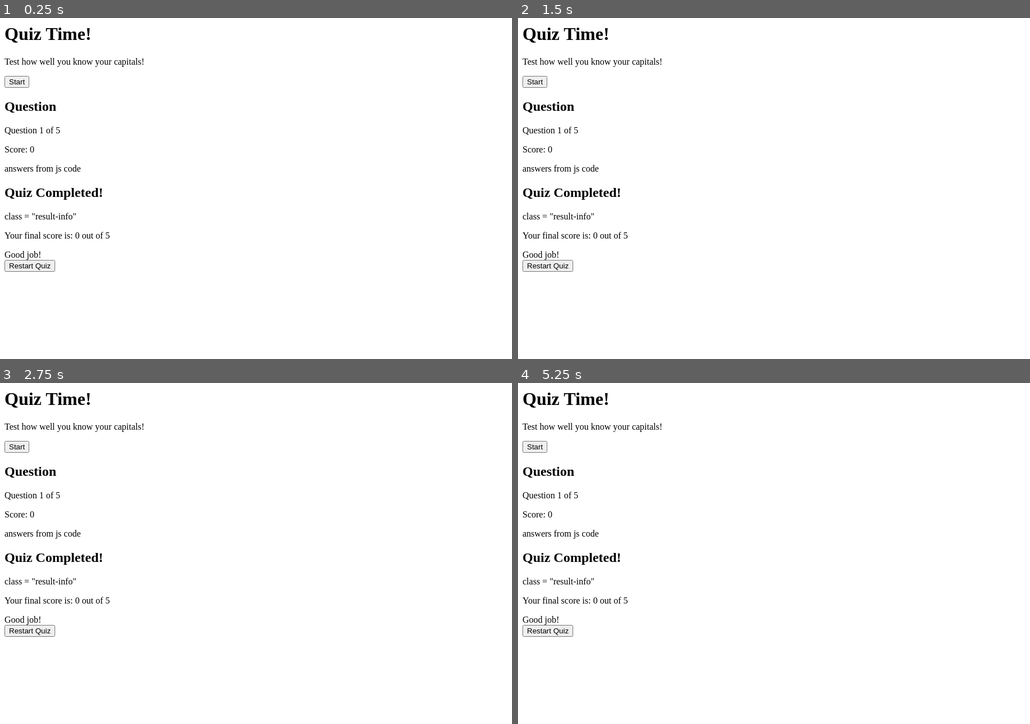
Above: before the commit, frames 1-4 (two rows, left to right).
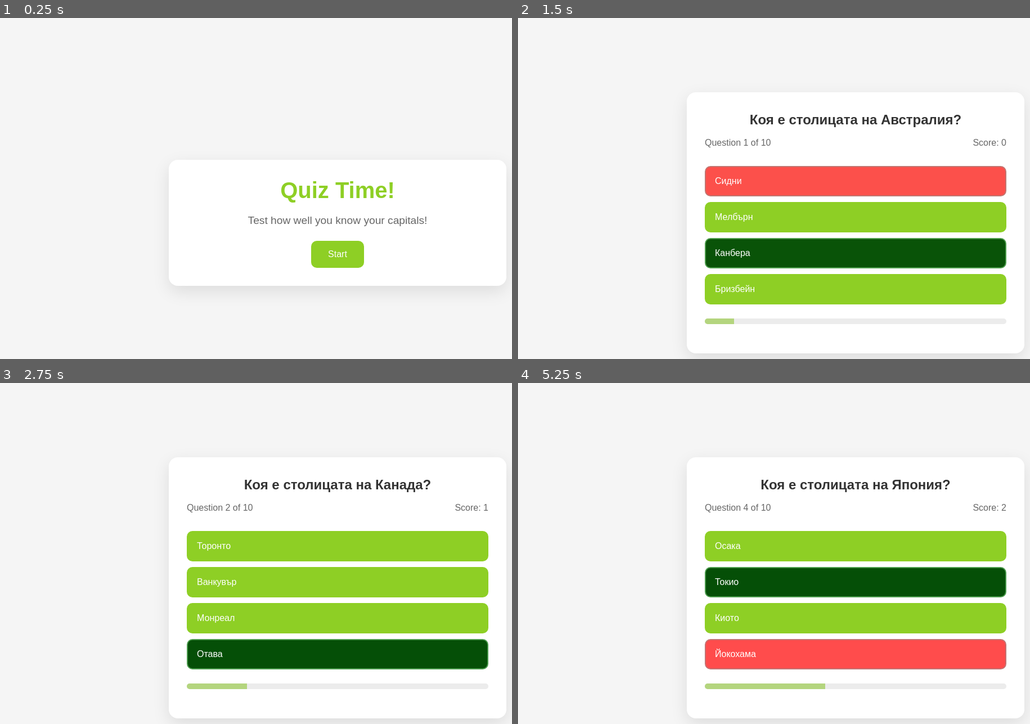
Above: after the commit, the same moments.

Repository: l4i123/QuizGame
Game: browser game, page index.html
Two runs of this game, one before a commit and one after it. Both use one fixed random seed, a clock stepped at 60 frames per second and the inputs below.
Inputs (mouse positions are in pixels of both pictures, inside the frame that each line leads up to):
- Up to frame 1 (0.25 s): no input
- Up to frame 2 (1.5 s): click "Start" at 0.27 s; click (855, 181) at 1.27 s, where only the run after the commit has a clickable "Сидни"
- Up to frame 3 (2.75 s): click (337, 655) at 2.47 s, where only the run after the commit has a clickable "Отава"
- Up to frame 4 (5.25 s): click (855, 618) at 3.67 s, where only the run after the commit has a clickable "Бразилия"; click (855, 655) at 4.87 s, where only the run after the commit has a clickable "Йокохама"

The runs differ from the first frame. In frame 1, 3.7% of the frame differs, in the area x 0-98%, y 2-80%; in frame 2, 24%; in frame 3, 24%; in frame 4, 24%, in the area x 0-98%, y 2-100%.

Commit message:
Finished js, style, waiting for additions

Diff:
--- a/index.html
+++ b/index.html
@@ -1,5 +1,5 @@
 <!DOCTYPE html>
-<html lang ="en">
+<html lang="en">
     <head>
         <meta charset="UTF-8">
         <meta name="viewport" content="width=device-width, initial-scale=1.0">
@@ -8,36 +8,44 @@
     </head>
     <body>
         <div class="container">
-            <div class="screen active" id = "start-screen">
+            <div class="screen active" id="start-screen">
                 <h1>Quiz Time!</h1>
                 <p>Test how well you know your capitals!</p>
-                <button id = "start-btn" class="btn">Start</button>
+                <button id="start-btn" class="btn">Start</button>
             </div>
-            <div class = "screen" id = "quiz-screen">
-                <div class = "quiz-header">
-                    <h2 id = "question-text">Question</h2>
-                    <div class = "quiz-info">
+
+            <div class="screen" id="quiz-screen">
+                <div class="quiz-header">
+                    <h2 id="question-text">Question</h2>
+                    <div class="quiz-info">
                         <p>
-                            Question <span id = "current-question">1</span> of <span id = "total-questions">5</span>
+                            Question <span id="current-question">1</span> of <span id="total-questions">10</span>
                         </p>
                         <p>
-                            Score: <span id = "score">0</span>
+                            Score: <span id="score">0</span>
                         </p>
                     </div>
-                <div id = "answers-container" class = "answers-container"></div>
-                   <!-- Answer buttons will be generated here --> answers from js code
-                <div class = "progress-bar">
-                    <div class = "progress" id = "progress"></div>
-            </div>
-            <div id = result-screen class = "screen">
-                <h2>Quiz Completed!</h2>
-                <div> class = "result-info"
-                    <p>Your final score is: <span id = "final-score">0</span> out of <span id = "max-score">5</span></p>
-                    <div id = "result-message">Good job!</div>
                 </div>
 
-                <button id = "restart-btn" class = "btn">Restart Quiz</button>
+                <div id="answers-container" class="answers-container">
+                    <!-- Answer buttons will be generated here -->
+                </div>
+
+                <div class="progress-bar">
+                    <div class="progress" id="progress-bar"></div>
+                </div>
+            </div>
+
+            <div id="result-screen" class="screen">
+                <h2>Quiz Completed!</h2>
+                <div class="result-info">
+                    <p>Your final score is: <span id="final-score">0</span> out of <span id="max-score">10</span></p>
+                    <div id="result-message">Good job!</div>
+                </div>
+                <button id="restart-btn" class="btn">Restart Quiz</button>
+            </div>
         </div>
 
+        <script src="script.js"></script>
     </body>
 </html>
--- a/script.js
+++ b/script.js
@@ -0,0 +1,207 @@
+// DOM elements
+const startScreen = document.getElementById("start-screen");
+const quizScreen = document.getElementById("quiz-screen");
+const resultScreen = document.getElementById("result-screen");
+const startBtn = document.getElementById("start-btn");
+const questionText = document.getElementById("question-text");
+const answersContainer = document.getElementById("answers-container");
+const currentQuestionSpan = document.getElementById("current-question");
+const totalQuestionsSpan = document.getElementById("total-questions");
+const scoreSpan = document.getElementById("score");
+const finalScoreSpan = document.getElementById("final-score");
+const maxScoreSpan = document.getElementById("max-score");
+const resultMessage = document.getElementById("result-message");
+const restartButton = document.getElementById("restart-btn");
+const progressBar = document.getElementById("progress-bar");
+
+// Array of questions
+const quizQuestions = [
+  {
+    question: "Коя е столицата на Австралия?",
+    answers: [
+      { text: "Сидни", correct: false },
+      { text: "Мелбърн", correct: false },
+      { text: "Канбера", correct: true },
+      { text: "Бризбейн", correct: false }
+    ],
+  },
+  {
+    question: "Коя е столицата на Канада?",
+    answers: [
+      { text: "Торонто", correct: false },
+      { text: "Ванкувър", correct: false },
+      { text: "Монреал", correct: false },
+      { text: "Отава", correct: true }
+    ],
+  },
+  {
+    question: "Коя е столицата на Бразилия?",
+    answers: [
+      { text: "Рио де Жанейро", correct: false },
+      { text: "Сао Пауло", correct: false },
+      { text: "Бразилия", correct: true },
+      { text: "Салвадор", correct: false }
+    ],
+  },
+  {
+    question: "Коя е столицата на Япония?",
+    answers: [
+      { text: "Осака", correct: false },
+      { text: "Токио", correct: true },
+      { text: "Киото", correct: false },
+      { text: "Йокохама", correct: false }
+    ],
+  },
+  {
+    question: "Коя е столицата на Швейцария?",
+    answers: [
+      { text: "Цюрих", correct: false },
+      { text: "Женева", correct: false },
+      { text: "Базел", correct: false },
+      { text: "Берн", correct: true }
+    ],
+  },
+  {
+    question: "Коя е столицата на Турция?",
+    answers: [
+      { text: "Истанбул", correct: false },
+      { text: "Анкара", correct: true },
+      { text: "Измир", correct: false },
+      { text: "Анталия", correct: false }
+    ],
+  },
+  {
+    question: "Коя е столицата на Норвегия?",
+    answers: [
+      { text: "Осло", correct: true },
+      { text: "Берген", correct: false },
+      { text: "Стокхолм", correct: false },
+      { text: "Хелзинки", correct: false }
+    ],
+  },
+  {
+    question: "Коя е столицата на Аржентина?",
+    answers: [
+      { text: "Сантяго", correct: false },
+      { text: "Монтевидео", correct: false },
+      { text: "Буенос Айрес", correct: true },
+      { text: "Лима", correct: false }
+    ],
+  },
+  {
+    question: "Коя е столицата на Египет?",
+    answers: [
+      { text: "Александрия", correct: false },
+      { text: "Кайро", correct: true },
+      { text: "Гиза", correct: false },
+      { text: "Луксор", correct: false }
+    ],
+  },
+  {
+    question: "Коя е столицата на Южна Корея?",
+    answers: [
+      { text: "Пусан", correct: false },
+      { text: "Инчон", correct: false },
+      { text: "Сеул", correct: true },
+      { text: "Тегу", correct: false }
+    ],
+  }
+];
+
+// Quiz state variables
+let currentQuestionIndex = 0;
+let score = 0;
+let answersDisabled = false;
+
+totalQuestionsSpan.textContent = quizQuestions.length;
+maxScoreSpan.textContent = quizQuestions.length;
+
+// Event listeners
+startBtn.addEventListener("click", startQuiz);
+restartButton.addEventListener("click", restartQuiz);
+
+function startQuiz() {
+    currentQuestionIndex = 0;
+    score = 0;
+    scoreSpan.textContent = score;
+    progressBar.style.width = "0%";
+
+    startScreen.classList.remove("active");
+    resultScreen.classList.remove("active");
+    quizScreen.classList.add("active");
+
+    showQuestion();
+}
+
+function showQuestion() {
+    answersDisabled = false;
+    const currentQuestion = quizQuestions[currentQuestionIndex];
+    currentQuestionSpan.textContent = currentQuestionIndex + 1;
+
+    const progressPercentage = (currentQuestionIndex / quizQuestions.length) * 100;
+    progressBar.style.width = progressPercentage + "%";
+
+    questionText.textContent = currentQuestion.question;
+    answersContainer.innerHTML = "";
+
+    currentQuestion.answers.forEach(answer => {
+        const button = document.createElement("button");
+        button.textContent = answer.text;
+        button.classList.add("answer-btn");
+        button.dataset.correct = answer.correct;
+
+        button.addEventListener("click", selectAnswer);
+        answersContainer.append(button);
+    });
+}
+
+function selectAnswer(event) {
+    if (answersDisabled) return;
+
+    answersDisabled = true;
+    const selectedButton = event.currentTarget;
+    const isCorrect = selectedButton.dataset.correct === "true";
+
+    if (isCorrect) {
+        score++;
+        scoreSpan.textContent = score;
+    }
+
+    Array.from(answersContainer.children).forEach((button) => {
+        button.disabled = true;
+
+        if (button.dataset.correct === "true") {
+            button.classList.add("correct");
+        } else if (button === selectedButton) {
+            button.classList.add("incorrect");
+        }
+    });
+
+    const completedPercentage = ((currentQuestionIndex + 1) / quizQuestions.length) * 100;
+    progressBar.style.width = completedPercentage + "%";
+
+    setTimeout(() => {
+        currentQuestionIndex++;
+
+        if (currentQuestionIndex < quizQuestions.length) {
+            showQuestion();
+        } else {
+            quizScreen.classList.remove("active");
+            resultScreen.classList.add("active");
+            finalScoreSpan.textContent = score;
+            maxScoreSpan.textContent = quizQuestions.length;
+
+            if (score === quizQuestions.length) {
+                resultMessage.textContent = "Отличен резултат!";
+            } else if (score >= quizQuestions.length / 2) {
+                resultMessage.textContent = "Добър резултат!";
+            } else {
+                resultMessage.textContent = "Опитай отново!";
+            }
+        }
+    }, 1000);
+}
+
+function restartQuiz() {
+    startQuiz();
+}
--- a/style.css
+++ b/style.css
@@ -0,0 +1,140 @@
+* {
+    margin: 0;
+    padding: 0;
+    box-sizing: border-box;
+}
+body {
+    background-color: #f5f5f5;
+    display: flex;
+    justify-content: center;
+    align-items: center;
+    min-height: 100vh;
+    padding: 1rem;
+    font-family: sans-serif;
+}
+.container {
+    background-color: white;
+    border-radius: 1rem;
+    box-shadow: 0 10px 30px rgba(0,0,0,0.1);
+    width: 100%;
+    max-width: 600px;
+    overflow: hidden;
+    position: relative;
+}
+/* Screens */
+.screen {
+    display: none;
+    padding: 2rem;
+    text-align: center;
+}
+.screen.active {
+    display: block;
+}
+/* Start screen */
+#start-screen h1 {
+    color: #8ecf25;
+    font-size: 2.5rem;
+    margin-bottom: 20px;
+}
+#start-screen p {
+    color: #666;
+    font-size: 1.2rem;
+    margin-bottom: 25px;
+}
+.quiz-header {
+    margin-bottom: 2rem;
+}
+#question-text {
+    color: #333;
+    font-size: 1.5rem;
+    margin-bottom: 1rem;
+    line-height: 1.4;
+}
+.quiz-info {
+    display: flex;
+    justify-content: space-between;
+    color: #666;
+    margin-bottom: 10px;
+}
+.answers-container {
+    display: flex;
+    flex-direction: column;
+    gap: 10px;
+    margin-bottom: 25px;
+}
+.answer-btn {
+    background-color: #8ecf25;
+    color: white;
+    border: 2px solid #8ecf25;
+    padding: 1rem;
+    border-radius: 10px;
+    cursor: pointer;
+    font-size: 1rem;
+    text-align: left;
+    transition: all 0.3s ease;
+}
+.answer-btn:hover:not(:disabled) {
+    background-color: #7abf1e;
+    border-color: white;
+}
+.answer-btn.correct {
+    background-color: #054f07;
+    border-color: #4c9c4e;
+    color: white;
+}
+.answer-btn.incorrect {
+    background-color: #ff4c4c;
+    border-color: #c47272;
+    color: white;
+}
+.progress-bar {
+    height: 10px;
+    background-color: #ececec;
+    border-radius: 5px;
+    overflow: hidden;
+    margin-bottom: 20px;
+}
+.progress {
+    height: 100%;
+    background-color: #b4d57e;
+    width: 0%;
+    transition: width 0.3s ease;
+}
+/* Result screen */
+#result-screen h2 {
+    color: #8ecf25;
+    margin-bottom: 30px;
+}
+.result-info {
+    background-color: #f0f0f0;
+    border-radius: 10px;
+    padding: 20px;
+    margin-bottom: 30px;
+}
+.result-info p {
+    font-size: 1.2rem;
+    margin-bottom: 1rem;
+    color: #333;
+}
+button.btn {
+    background-color: #8ecf25;
+    color: white;
+    border: none;
+    border-radius: 10px;
+    padding: 15px 30px;
+    font-size: 1rem;
+    cursor: pointer;
+    transition: background-color 0.3s ease;
+}
+button.btn:hover {
+    background-color: #d45b28;
+}
+/* Responsive Design */
+@media (max-width: 500px) {
+    .container {
+        padding: 1rem;
+    }
+    #start-screen h1 {
+        font-size: 2rem;
+    }
+}
